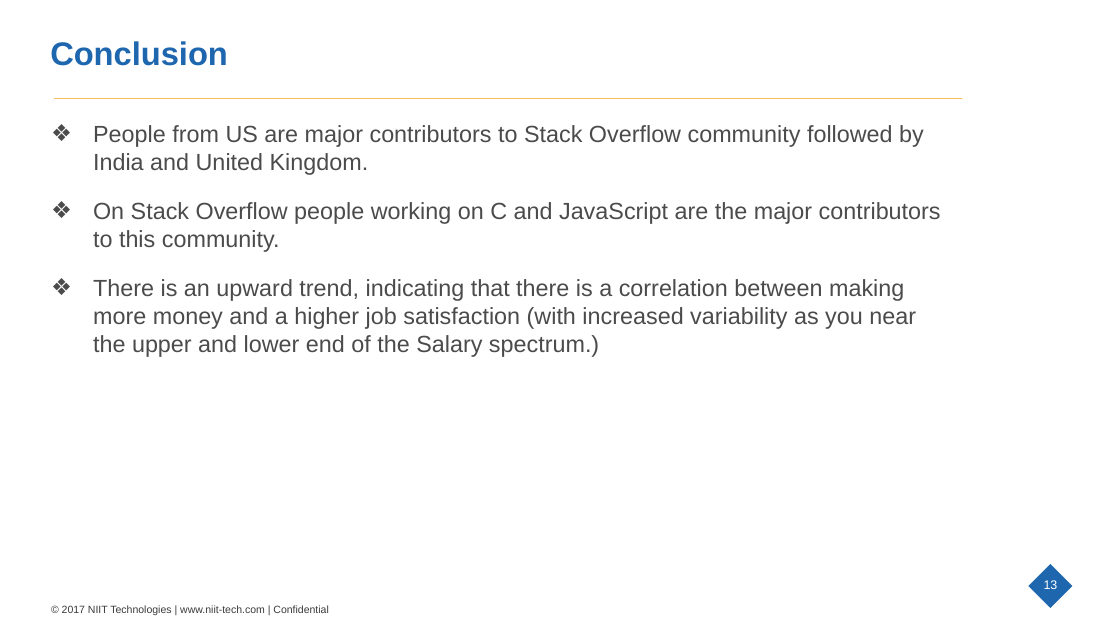
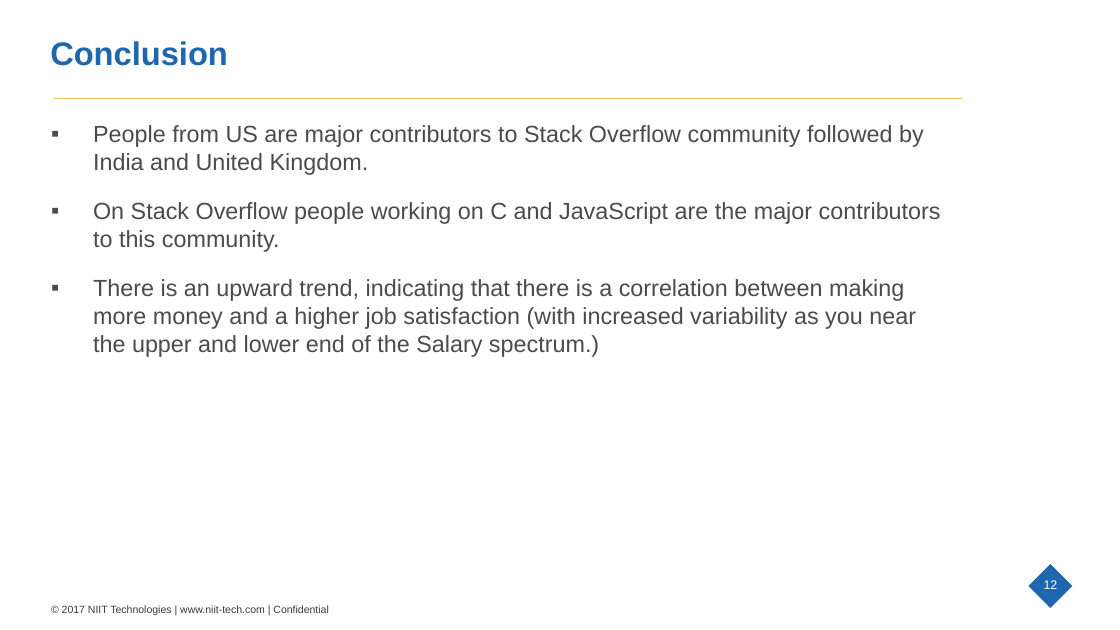
Before and after one commit to vibhortaneja/hackathon, a slide deck: slide 12 of stackoverflow.pptx (slide 13 before the commit). Drawn at 1120x630 pixels with LibreOffice and Linux fonts; fonts in the diff are those of the drawing; background and template pictures are left out. Boxes give left, top, right and bottom in pixels: in the first picture for what was removed or moved away, otherwise in the second. Text is boxed around its words. In the diff, an @@ line names an element or a change of style, - is before the commit and + after.

Commit message:
stackoverflow ppt

```diff
--- a/stackoverflow.pptx
+++ b/stackoverflow.pptx
@@ text "People from US are major ..." at box(93, 125, 941, 357): bullet ❖ to ▪ @@
@@ page number at box(1044, 580, 1058, 589): text changed @@
-13
+12
```
Also in this commit, not shown: 1 other slide changed, 4 slides added, 5 slides removed.
